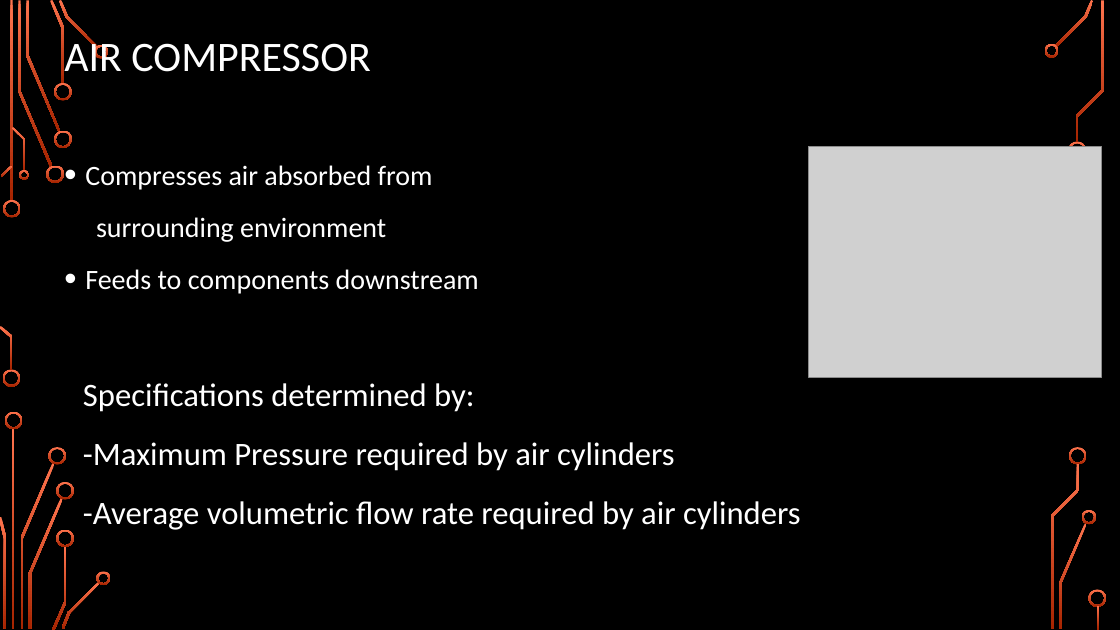
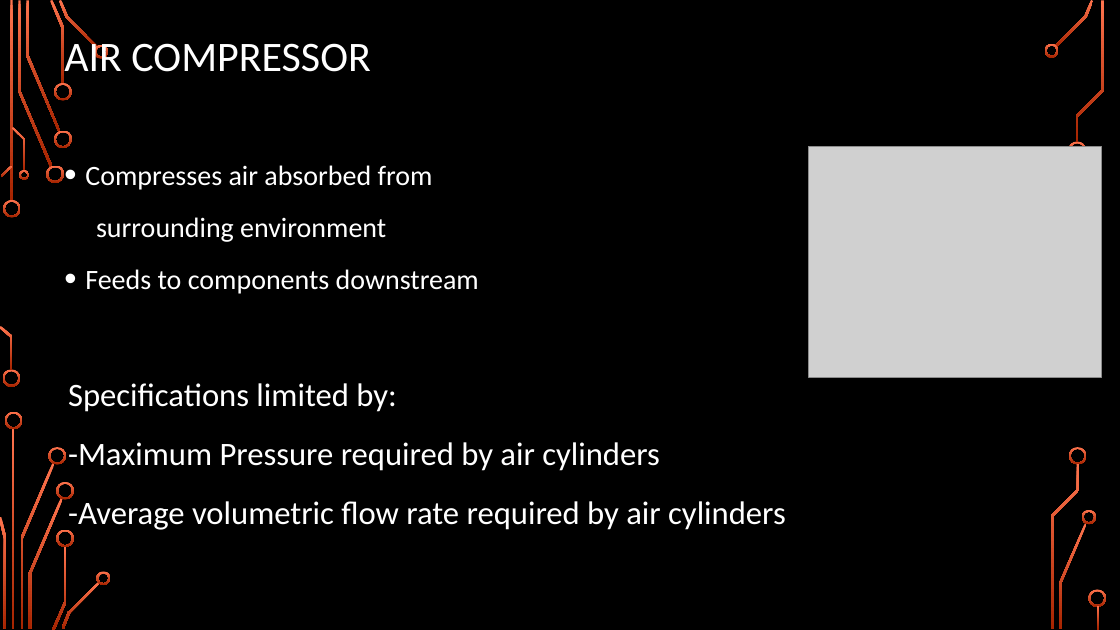
Before and after one commit to Logiant/AgileRoboticControls, a slide deck: slide 24 of Documentation/Presentation/Design Presentation/Design Presentation.pptx. Drawn at 1120x630 pixels with LibreOffice and Linux fonts; fonts in the diff are those of the drawing; grey boxes stand for pictures; background and template pictures are left out. Boxes give left, top, right and bottom in pixels: in the first picture for what was removed or moved away, otherwise in the second. Text is boxed around its words. In the diff, an @@ line names an element or a change of style, - is before the commit and + after.

```diff
--- a/Documentation/Presentation/Design Presentation/Design Presentation.pptx
+++ b/Documentation/Presentation/Design Presentation/Design Presentation.pptx
@@ text "Specifications limited by:" moved from (x1=83, y1=383, x2=801, y2=530) to (x1=68, y1=383, x2=786, y2=532) @@
@@ text at (x1=68, y1=383, x2=396, y2=412): text changed @@
-Specifications determined by:
+Specifications limited by:
```
Also in this commit, not shown: 8 other slides changed.
